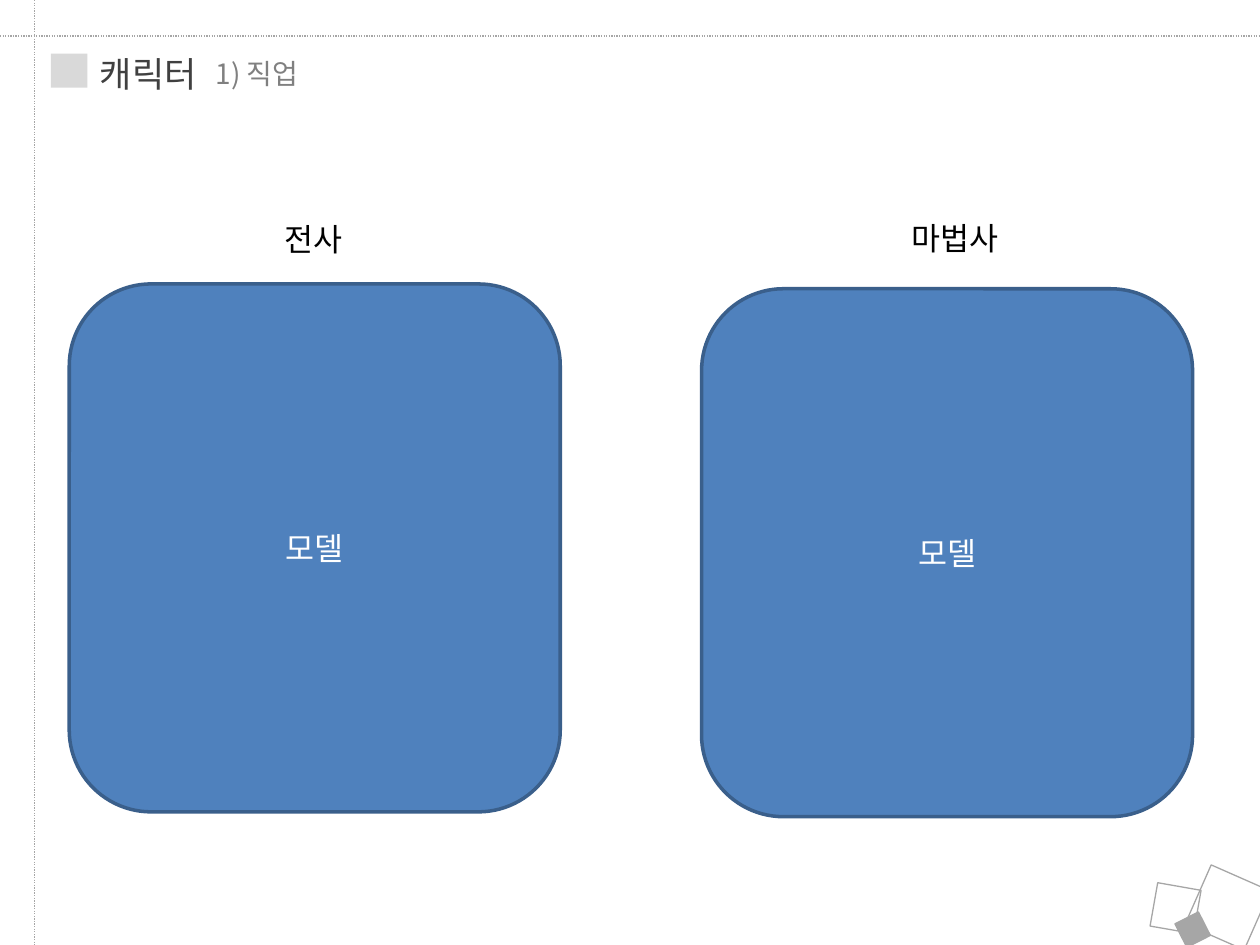
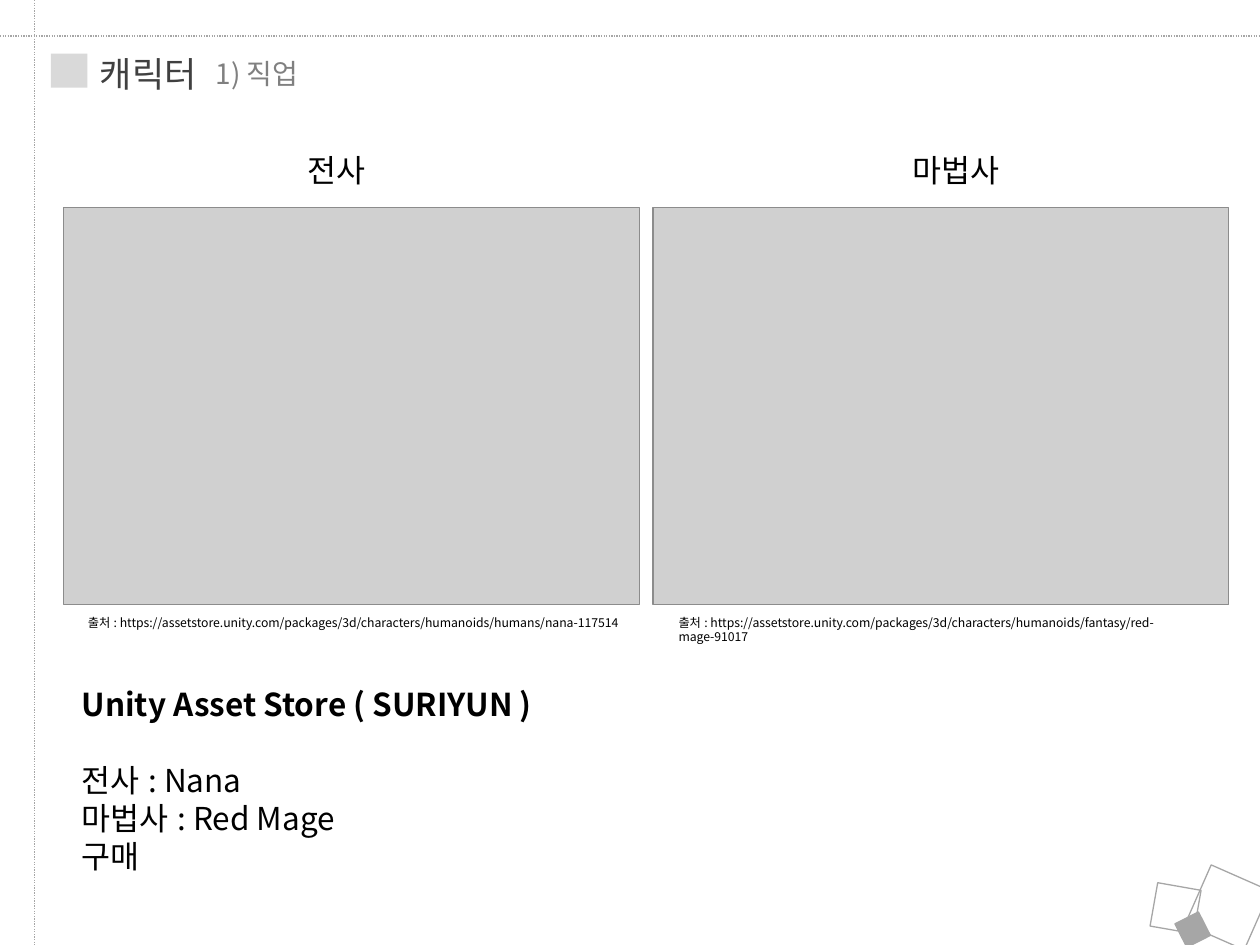
Before and after one commit to JungRobbi/ZolZak, a slide deck: slide 14 of Document/ppt.pptx. Drawn at 1260x945 pixels with LibreOffice and Linux fonts; fonts in the diff are those of the drawing; grey boxes stand for pictures. Boxes give left, top, right and bottom in pixels: in the first picture for what was removed or moved away, otherwise in the second. Text is boxed around its words. In the diff, an @@ line names an element or a change of style, - is before the commit and + after.

```diff
--- a/Document/ppt.pptx
+++ b/Document/ppt.pptx
@@ text "전사": place and size @@
-text "전사" at [285,225,343,254]
+text "전사" at [308,156,366,185]
@@ text "마법사": place and size @@
-text "마법사" at [911,224,998,253]
+text "마법사" at [912,156,999,185]
@@ picture added at [64,208,640,605] @@
@@ picture added at [653,208,1228,605] @@
@@ rounded rectangle removed at [69,284,561,811] @@
-모델
@@ rounded rectangle removed at [702,289,1193,816] @@
-모델
@@ text added at [88,616,619,793], 7 pt, text #000000 @@
+출처 : https://assetstore.unity.com/packages/3d/characters/humanoids/humans/nana-117514
@@ text added at [679,617,1153,644], 7 pt, text #000000 @@
+출처 : https://assetstore.unity.com/packages/3d/characters/humanoids/fantasy/red-mage-91017
@@ text added at [82,690,513,871], 18 pt, text #000000, bold @@
+Unity Asset Store ( SURIYUN )
+전사 : Nana
+마법사 : Red Mage
+구매
```
Also in this commit, not shown: 9 other slides changed, 4 slides added, 2 other files.
